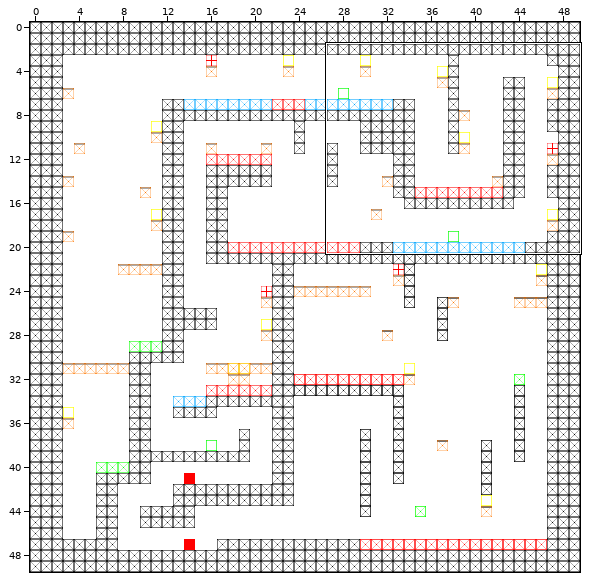
An edit to a level. Tiled map, TiledAssets/TiledMaps/Level5.tmx. The picture above shows the old version from afar; the outline marks the close-up.
Close-up. Earlier state:
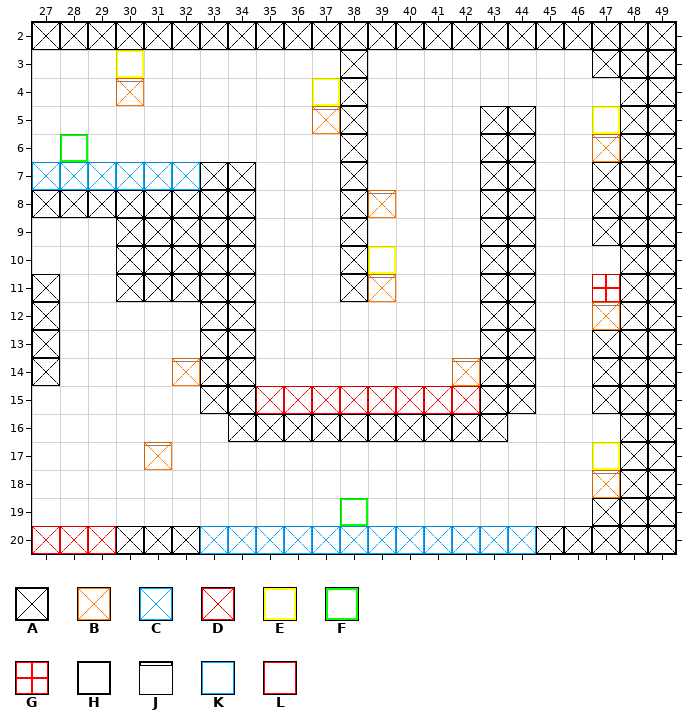
Cells are 32x32 px. Shown: x 27..49, y 2..20. The commit also changed other parts of the map, which this record leaves out.
Key: from "CollisionTiles": A 0 "Solid", B 1 "SemiSolid", C 2 "Slippery", D 4 "Damage"; from "EnemySheet": E 1 "Turret", F 2 "Frog", G 4 "Factory"; from "PolygoneProto": H 1, J 2, K 8, L 10.
_ is an empty cell.
Objects are placed by their top-left corner, in cells (3,4 is the top-left corner of cell 3,4); size is 1x1 cell unless given.
Layers that did not change in this view are not listed.
Layer "prototype" before, first column x 27:
 2 HHHHHHHHHHHHHHHHHHHHHHH
 3 ___________H________HHH
 4 ___J_______H_________HH
 5 __________JH____HH___HH
 6 ___________H____HH__JHH
 7 KKKKKKHH___H____HH__HHH
 8 HHHHHHHH___HJ___HH__HHH
 9 ___HHHHH___H____HH__HHH
10 ___HHHHH___H____HH___HH
11 H__HHHHH___HJ___HH___HH
12 H_____HH________HH__JHH
13 H_____HH________HH__HHH
14 H____JHH_______JHH__HHH
15 ______HHLLLLLLLLHH__HHH
16 _______HHHHHHHHHH____HH
17 ____J________________HH
18 ____________________JHH
19 ____________________HHH
20 LLLHHHKKKKKKKKKKKKHHHHH
Layer "collisions" before, first column x 27:
 2 AAAAAAAAAAAAAAAAAAAAAAA
 3 ___________A________AAA
 4 ___B_______A_________AA
 5 __________BA____AA___AA
 6 ___________A____AA__BAA
 7 CCCCCCAA___A____AA__AAA
 8 AAAAAAAA___AB___AA__AAA
 9 ___AAAAA___A____AA__AAA
10 ___AAAAA___A____AA___AA
11 A__AAAAA___AB___AA___AA
12 A_____AA________AA__BAA
13 A_____AA________AA__AAA
14 A____BAA_______BAA__AAA
15 ______AADDDDDDDDAA__AAA
16 _______AAAAAAAAAA____AA
17 ____B________________AA
18 ____________________BAA
19 ____________________AAA
20 DDDAAACCCCCCCCCCCCAAAAA
Objects on layer "objects" before:
E "Turret" at 30,3
E "Turret" at 37,4
E "Turret" at 47,5
F "Frog" at 28,6
E "Turret" at 39,10
G "Factory" at 47,11
E "Turret" at 47,17
F "Frog" at 38,19
Once edited:
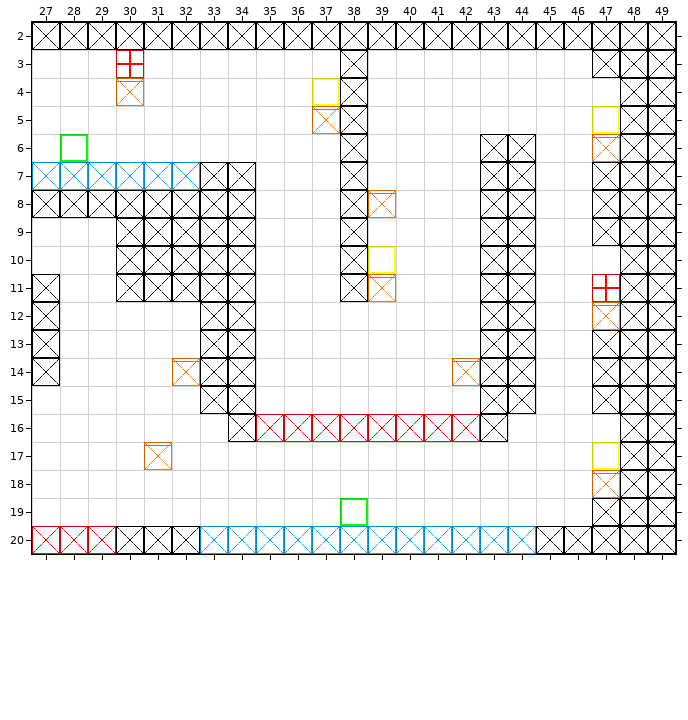
Changes in this commit:
Layer "prototype":
The author changed tile H to tile L in row 16 at x 35 to 42.
Tile H is removed in row 5 at x 43 to 44.
Tile L is removed in row 15 at x 35 to 42.
Layer "objects":
Object G "Factory" at 30,3 comes in from outside this view.
Object E "Turret" at 30,3 moves outside this view.
Layer "collisions":
The author changed tile A to tile D in row 16 at x 35 to 42.
Tile A is removed in row 5 at x 43 to 44.
Tile D is removed in row 15 at x 35 to 42.
